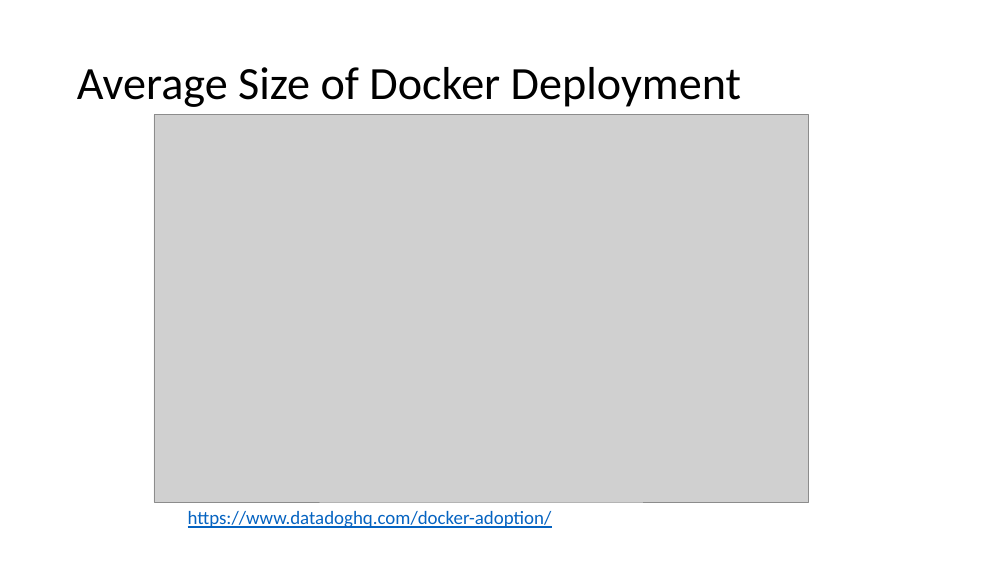
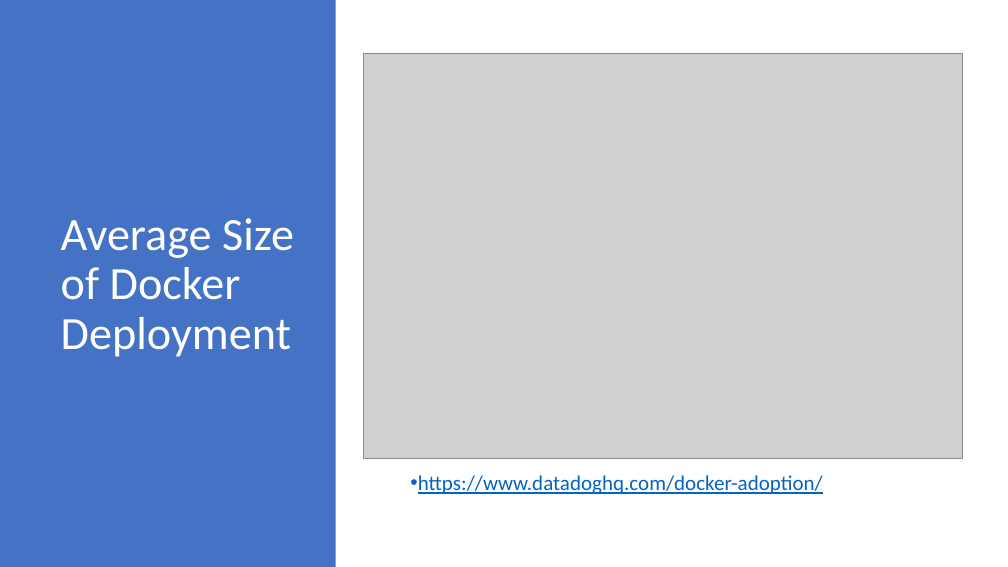
Before and after one commit to JasonHaley/GettingStartedWithAKS, a slide deck: slide 11 of presentations/Getting Started with AKS.pptx. Drawn at 1008x567 pixels with LibreOffice and Linux fonts; fonts in the diff are those of the drawing; grey boxes stand for pictures. Boxes give left, top, right and bottom in pixels: in the first picture for what was removed or moved away, otherwise in the second. Text is boxed around its words. In the diff, an @@ line names an element or a change of style, - is before the commit and + after.

```diff
--- a/presentations/Getting Started with AKS.pptx
+++ b/presentations/Getting Started with AKS.pptx
@@ rectangle added at <box>0,0,336,567</box>, fill #4472C4 @@
@@ title "Average Size of Docker Deployment": place and size @@
-title "Average Size of Docker Deployment" at <box>77,67,741,107</box>
+title "Average Size of Docker Deployment" at <box>61,218,294,357</box>
@@ title "Average Size of Docker Deployment" at <box>61,218,294,357</box>: text colour #000000 to #FFFFFF @@
@@ picture: place and size @@
-picture at <box>154,115,808,502</box>
+picture at <box>363,53,962,458</box>
@@ text "https://www.datadoghq.com/docker-adoption/": place and size @@
-text "https://www.datadoghq.com/docker-adoption/" at <box>188,511,552,528</box>
+text "https://www.datadoghq.com/docker-adoption/" at <box>418,475,823,494</box>
@@ text "https://www.datadoghq.com/docker-adoption/" at <box>418,475,823,494</box>: size 18 to 20 pt; bullet none to •; line spacing 1 to 0.9; more space between paragraphs; vertical alignment top to middle @@
```
Also in this commit, not shown: 41 other slides changed.
